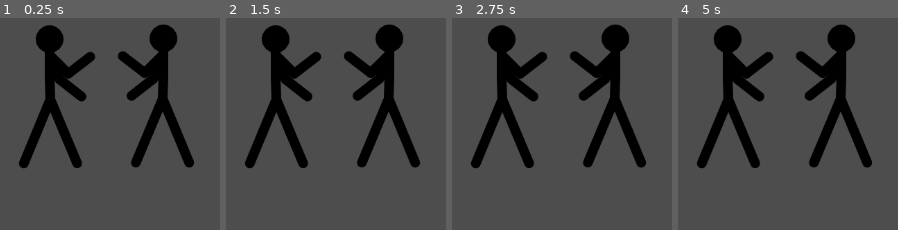
Above: before the commit, frames 1-4 (left to right).
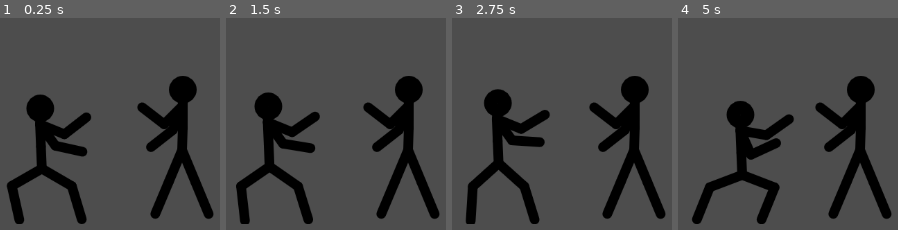
Above: after the commit, the same moments.

Repository: joshua-yoon1030/slowmo
Game: Godot game, scene res://Scenes/MainGame2P.tscn
Same seed, same stepped clock (60 frames per second), same inputs: the game is played once before the commit and once after it. The project has no main scene, so this scene is started directly.
Inputs:
- Up to frame 1 (0.25 s): no input
- Up to frame 2 (1.5 s): tap D (p1high) at 0.6 s; hold S (p1back) from 1.28 s (still down); tap A (p1low) at 1.35 s
- Up to frame 3 (2.75 s): release S (p1back) at 2.03 s; tap K (p2back) at 2.1 s
- Up to frame 4 (5 s): tap L (p2high) at 2.85 s; hold S (p1back) from 3.53 s (still down); tap J (p2low) at 3.6 s; tap D (p1high) at 4.35 s

The runs differ from the first frame. In frame 1, 24% of the frame differs, in the area x 3-98%, y 2-98%; in frame 2, 24%; in frame 3, 24%; in frame 4, 24%, in the area x 6-98%, y 2-98%.

Commit message:
Finish adding HP, added P1 idle animations

Diff:
--- a/Scenes/MainGame2P.tscn
+++ b/Scenes/MainGame2P.tscn
@@ -10,9 +10,9 @@
 RoundTimer = NodePath("RoundTimer")
 
 [node name="player1" parent="." instance=ExtResource("1_schyv")]
-position = Vector2(508, 435)
+position = Vector2(509, 435)
 
 [node name="player2" parent="." instance=ExtResource("2_c6co6")]
-position = Vector2(670, 434)
+position = Vector2(698, 508)
 
 [node name="RoundTimer" parent="." instance=ExtResource("4_g4unr")]
--- a/Scenes/player1.tscn
+++ b/Scenes/player1.tscn
@@ -1,20 +1,82 @@
-[gd_scene load_steps=4 format=3 uid="uid://mmqgwpmfuhp8"]
+[gd_scene load_steps=19 format=3 uid="uid://mmqgwpmfuhp8"]
 
-[ext_resource type="Texture2D" uid="uid://ovqh4jx2usb5" path="res://P1Animations/idle/idle_0000.png" id="1_ng0wg"]
+[ext_resource type="Texture2D" uid="uid://bi5t4qby3a11s" path="res://P1Animations/idle_final/p1Idle_0000.png" id="1_fq6nf"]
+[ext_resource type="Texture2D" uid="uid://bnjuo5aunyo1p" path="res://P1Animations/idle_final/p1Idle_0001.png" id="2_5s486"]
 [ext_resource type="Script" uid="uid://erk44ff2hq6o" path="res://Scenes/player_1.gd" id="2_ndhuy"]
+[ext_resource type="Texture2D" uid="uid://pi3s5ojmj0tg" path="res://P1Animations/idle_final/p1Idle_0002.png" id="3_mqtl5"]
+[ext_resource type="Texture2D" uid="uid://drs4k6imp7587" path="res://P1Animations/idle_final/p1Idle_0003.png" id="4_vdx3l"]
+[ext_resource type="Texture2D" uid="uid://dy3wmt2vm364r" path="res://P1Animations/idle_final/p1Idle_0004.png" id="5_35sa7"]
+[ext_resource type="Texture2D" uid="uid://c4tfko2qmmga4" path="res://P1Animations/idle_final/p1Idle_0005.png" id="6_6y3pn"]
+[ext_resource type="Texture2D" uid="uid://djyfk0jc6wwfs" path="res://P1Animations/idle_final/p1Idle_0006.png" id="7_wdi13"]
+[ext_resource type="Texture2D" uid="uid://33x16rpi8no3" path="res://P1Animations/idle_final/p1Idle_0007.png" id="8_8r7uw"]
+[ext_resource type="Texture2D" uid="uid://dtkb8novy38aq" path="res://P1Animations/idle_final/p1Idle_0008.png" id="9_nbvl2"]
+[ext_resource type="Texture2D" uid="uid://bqq0yicghqkn0" path="res://P1Animations/idle_final/p1Idle_0009.png" id="10_tkyw2"]
+[ext_resource type="Texture2D" uid="uid://dl0boqdtqund3" path="res://P1Animations/idle_final/p1Idle_0010.png" id="11_qxcf3"]
+[ext_resource type="Texture2D" uid="uid://w8x18fmav3ix" path="res://P1Animations/idle_final/p1Idle_0011.png" id="12_b2iqc"]
+[ext_resource type="Texture2D" uid="uid://3h7svbrq8dyl" path="res://P1Animations/idle_final/p1Idle_0012.png" id="13_778ih"]
+[ext_resource type="Texture2D" uid="uid://cas8cj7ufyte2" path="res://P1Animations/idle_final/p1Idle_0013.png" id="14_2mmal"]
+[ext_resource type="Texture2D" uid="uid://c7va0tt6jaqlh" path="res://P1Animations/idle_final/p1Idle_0014.png" id="15_rvfvl"]
+[ext_resource type="Texture2D" uid="uid://dt8w88fkwd1nd" path="res://P1Animations/idle_final/p1Idle_0015.png" id="16_75b3f"]
 
 [sub_resource type="SpriteFrames" id="SpriteFrames_pqb02"]
 animations = [{
 "frames": [{
 "duration": 1.0,
-"texture": ExtResource("1_ng0wg")
+"texture": ExtResource("1_fq6nf")
+}, {
+"duration": 1.0,
+"texture": ExtResource("2_5s486")
+}, {
+"duration": 1.0,
+"texture": ExtResource("3_mqtl5")
+}, {
+"duration": 1.0,
+"texture": ExtResource("4_vdx3l")
+}, {
+"duration": 1.0,
+"texture": ExtResource("5_35sa7")
+}, {
+"duration": 1.0,
+"texture": ExtResource("6_6y3pn")
+}, {
+"duration": 1.0,
+"texture": ExtResource("7_wdi13")
+}, {
+"duration": 1.0,
+"texture": ExtResource("8_8r7uw")
+}, {
+"duration": 1.0,
+"texture": ExtResource("9_nbvl2")
+}, {
+"duration": 1.0,
+"texture": ExtResource("10_tkyw2")
+}, {
+"duration": 1.0,
+"texture": ExtResource("11_qxcf3")
+}, {
+"duration": 1.0,
+"texture": ExtResource("12_b2iqc")
+}, {
+"duration": 1.0,
+"texture": ExtResource("13_778ih")
+}, {
+"duration": 1.0,
+"texture": ExtResource("14_2mmal")
+}, {
+"duration": 1.0,
+"texture": ExtResource("15_rvfvl")
+}, {
+"duration": 1.0,
+"texture": ExtResource("16_75b3f")
 }],
 "loop": true,
 "name": &"idle",
-"speed": 5.0
+"speed": 12.0
 }]
 
 [node name="player1" type="AnimatedSprite2D"]
 sprite_frames = SubResource("SpriteFrames_pqb02")
 animation = &"idle"
+autoplay = "idle"
+frame_progress = 0.343964
 script = ExtResource("2_ndhuy")
--- a/Scripts/mainGame.gd
+++ b/Scripts/mainGame.gd
@@ -67,10 +67,28 @@
 			winner = 2
 		_:
 			print("I will implement ties later")
+	_deal_damage(winner)
 
-	#do health checks here, lead to endgame, else lead back to pregame
-	_begin_pregame()
+	if p2Hp <= 0:
+		_begin_endgame(Globals.Player.Player1)
+	elif p1Hp <= 0:
+		_begin_endgame(Globals.Player.Player2)
+	else:
+		_begin_pregame()
 
+func _begin_endgame(winner: Globals.Player):
+	match winner:
+		Globals.Player.Player1:
+			print("P1 beats P2!")
+		Globals.Player.Player2:
+			print("P2 beats P1!")
+
+func _deal_damage(winner: int):
+	match winner:
+		1:
+			p2Hp -= p1Kick
+		2:
+			p1Hp -= p2Kick
 
 
 func _on_player_kicked(player: Globals.Player, kick: Globals.KickType):
Binary file removed: P1Animations/idle/idle_0000.png
Binary file added: P1Animations/idle_final/p1Idle_0000.png
Not shown, added: P1Animations/idle_final/p1Idle_0000.png.import
Binary file added: P1Animations/idle_final/p1Idle_0001.png
Not shown, added: P1Animations/idle_final/p1Idle_0001.png.import
Binary file added: P1Animations/idle_final/p1Idle_0002.png
Not shown, added: P1Animations/idle_final/p1Idle_0002.png.import
Binary file added: P1Animations/idle_final/p1Idle_0003.png
Not shown, added: P1Animations/idle_final/p1Idle_0003.png.import
Binary file added: P1Animations/idle_final/p1Idle_0004.png
Not shown, added: P1Animations/idle_final/p1Idle_0004.png.import
Binary file added: P1Animations/idle_final/p1Idle_0005.png
(and 23 more such lines)
